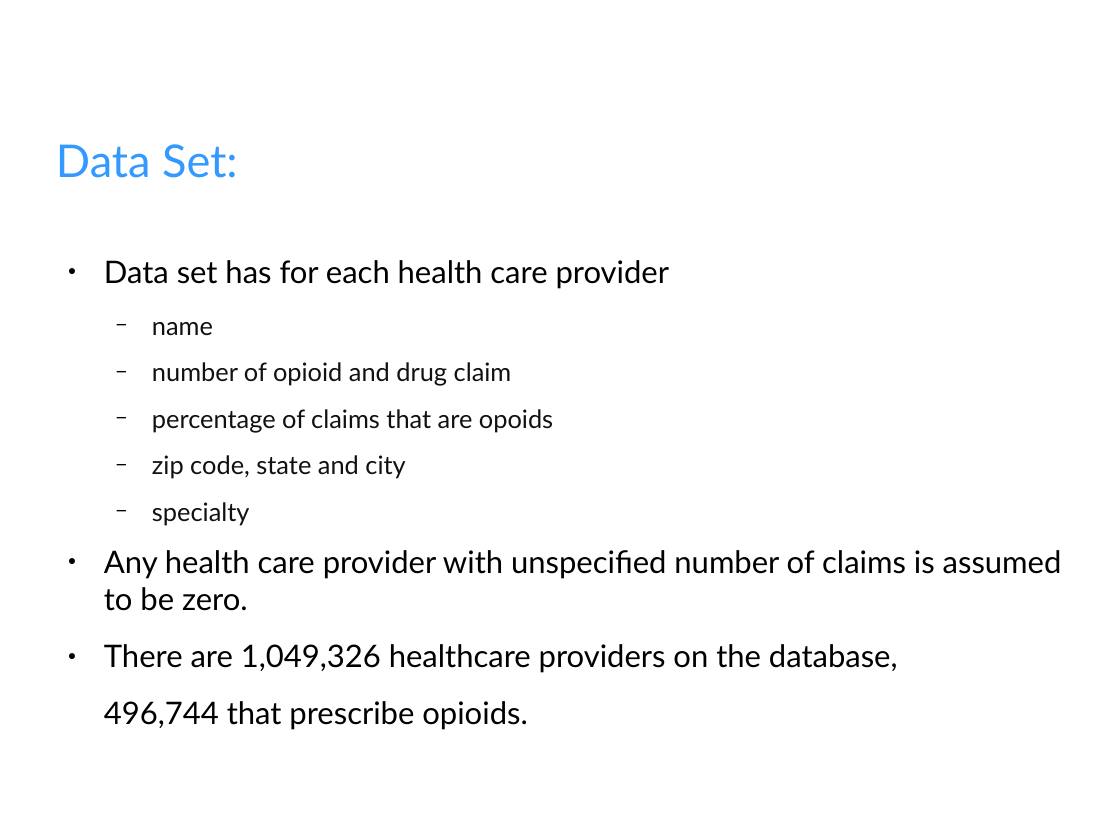
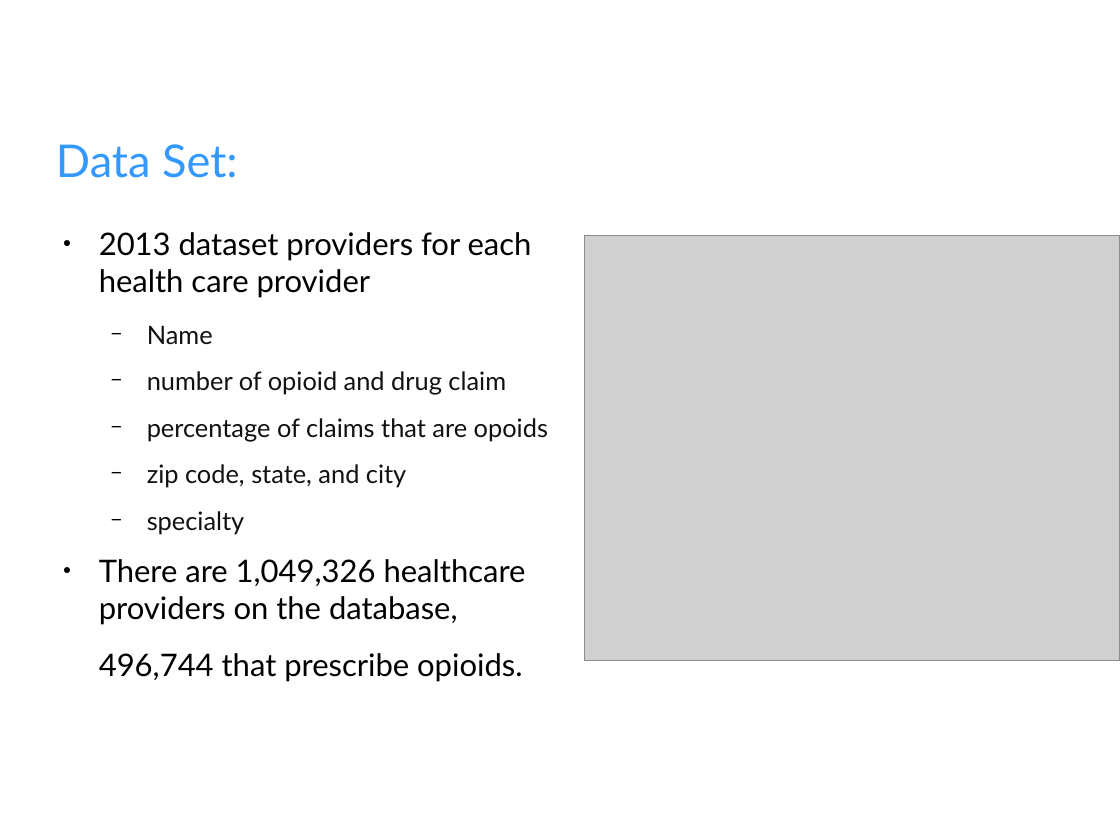
Before and after one commit to fullmetalchem15t/Springboard, a slide deck: slide 5 of opioid/Opoid_Slides.odp. Drawn at 1120x840 pixels with LibreOffice and Linux fonts; fonts in the diff are those of the drawing; grey boxes stand for pictures; background and template pictures are left out. Boxes give left, top, right and bottom in pixels: in the first picture for what was removed or moved away, otherwise in the second. Text is boxed around its words. In the diff, an @@ line names an element or a change of style, - is before the commit and + after.

Commit message:
Finished Opioid project

```diff
--- a/opioid/Opoid_Slides.odp
+++ b/opioid/Opoid_Slides.odp
@@ text "2013 dataset providers for each ..." moved from (x1=104, y1=260, x2=1062, y2=730) to (x1=99, y1=232, x2=548, y2=682) @@
@@ text at (x1=99, y1=232, x2=532, y2=345): text changed @@
-● Data set has for each health care provider
-  − name
+● 2013 dataset providers for each health care provider
+  − Name
@@ picture added at (x1=584, y1=236, x2=1120, y2=661) @@
@@ text at (x1=147, y1=464, x2=406, y2=488): text changed @@
-  − zip code, state and city
+  − zip code, state, and city
@@ text at (x1=104, y1=550, x2=1062, y2=611): paragraph removed @@
-● Any health care provider with unspecified number of claims is assumed to be zero.
```
Also in this commit, not shown: 3 other slides changed, 9 slides added, 5 slides removed, 2 other files.
